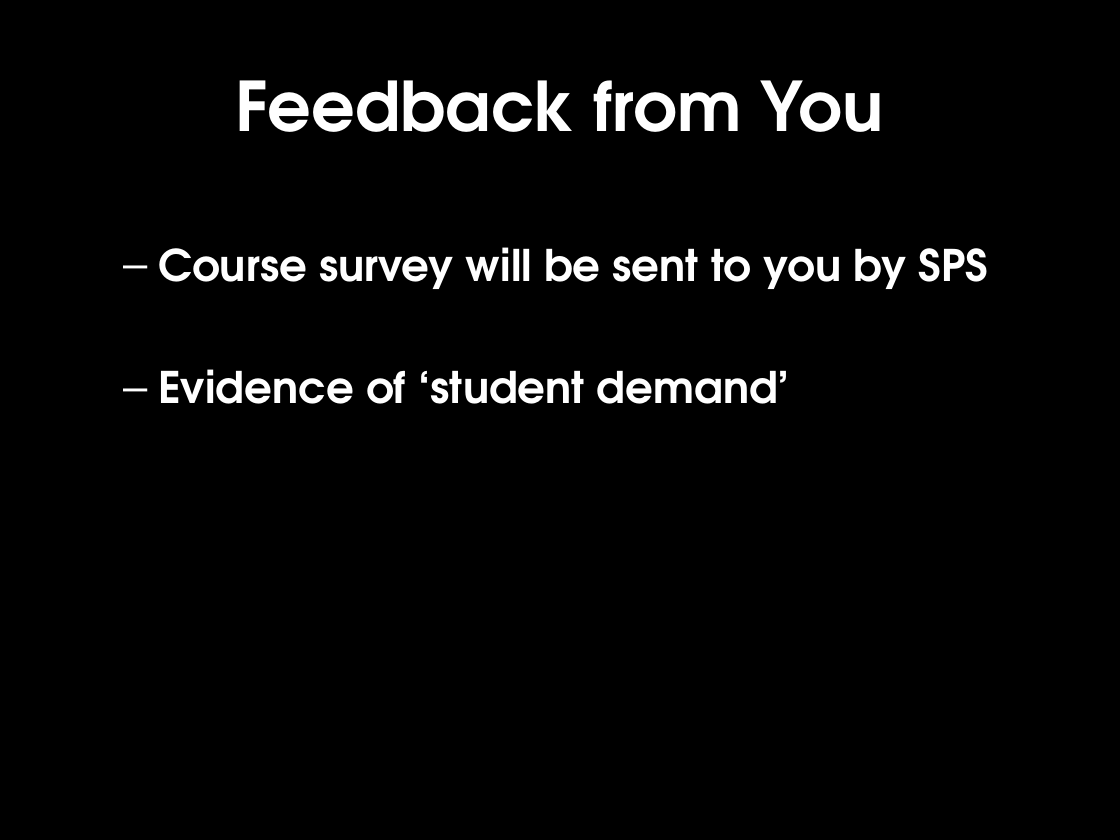
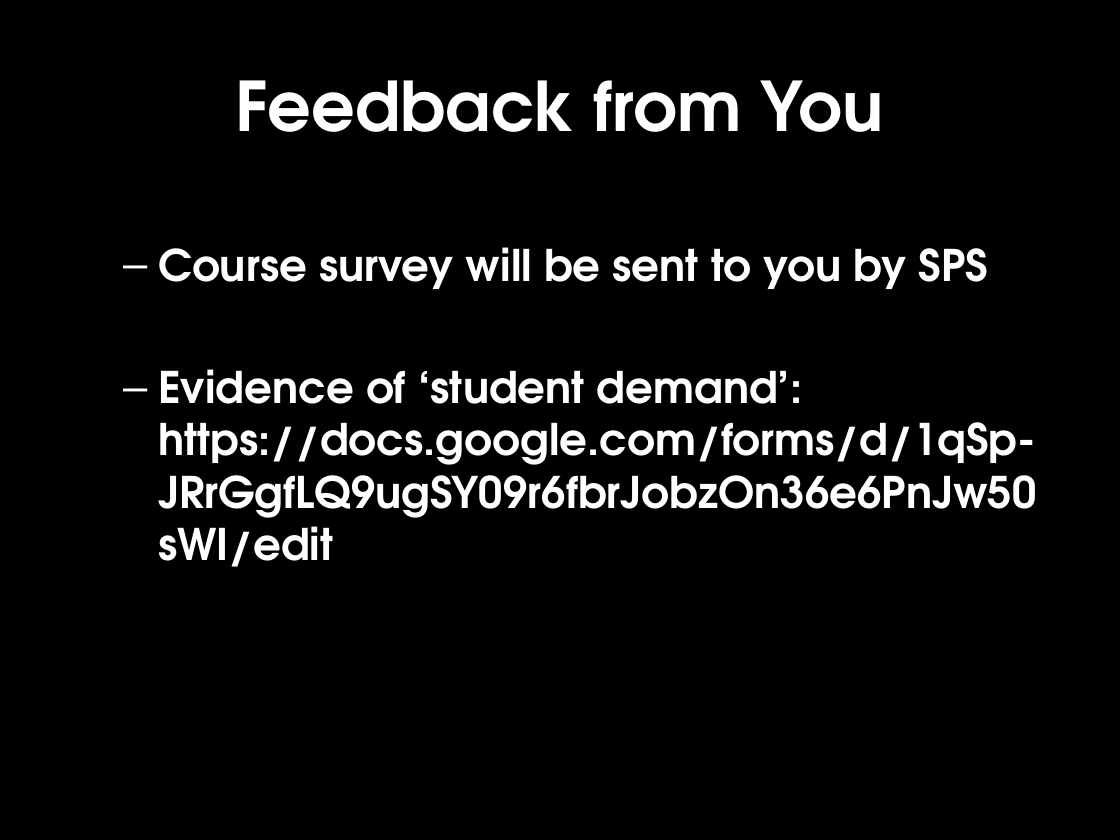
Before and after one commit to edinburghlivinglab/ddc, a slide deck: slide 9 of course_docs/week10-2_2019.pptx (slide 8 before the commit). Drawn at 1120x840 pixels with LibreOffice and Linux fonts; fonts in the diff are those of the drawing. Boxes give left, top, right and bottom in pixels: in the first picture for what was removed or moved away, otherwise in the second. Text is boxed around its words. In the diff, an @@ line names an element or a change of style, - is before the commit and + after.

```diff
--- a/course_docs/week10-2_2019.pptx
+++ b/course_docs/week10-2_2019.pptx
@@ text at [158,369,1036,567]: text changed @@
-  – Evidence of ‘student demand’
+  – Evidence of ‘student demand’: https://docs.google.com/forms/d/1qSp-JRrGgfLQ9ugSY09r6fbrJobzOn36e6PnJw50sWI/edit
```
Also in this commit, not shown: 3 other slides changed, 1 slide added.
